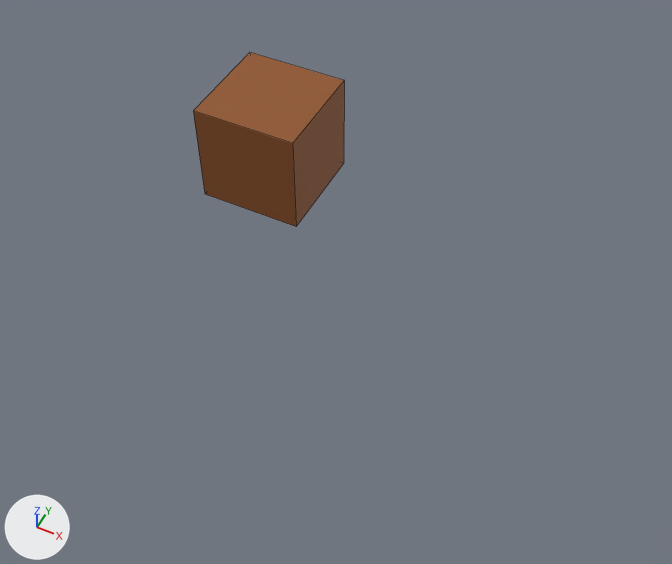
One commit to the Blender file ressources/models/wall.blend: the scene before it, then after it.
The view is the same before and after, from a camera (50 mm lens) standing at (10.8, -17.61, 18.44) and looking at (3.74, -3.5, 0.8). Every picture has the same lights, and +X, +Y and +Z are marked at lower left. Mesh edges are drawn as thin lines.

The older version as bpy lines, for what is in view:
```python
me_cube = bpy.data.meshes.new('Cube')
me_cube.from_pydata(...)  # a box spanning x -1.5..1.5, y -1.5..1.5, z 0.0..3.0
me_cube.materials.append(mat_material)  # picture img_diffuse_bmp_001
ob_cube = bpy.data.objects.new('Cube', me_cube)
ob_cube.location = (0.0, 0.0, 0.0)
```
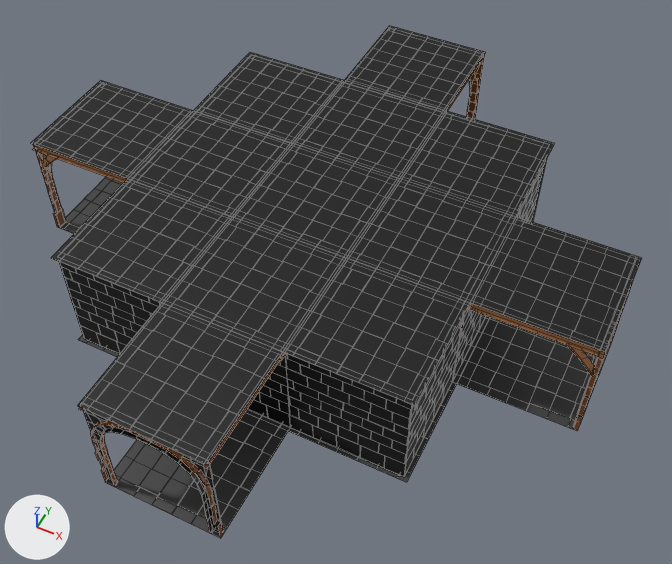
Commit message: Wall models

What differs and where, as boxes [x1, y1, x2, y2] in the pictures (672 x 564 px):
'wall_8_door', added: after [77, 303, 288, 538]
'wall_9', added (black): after [283, 258, 470, 482]
'wall_6_door', added (black): after [457, 217, 641, 431]
'Cube', reshaped: before [193, 52, 344, 227]; after [193, 52, 344, 143]
'wall_7', added (black): after [51, 179, 232, 357]
'wall_8', added (black): after [162, 217, 346, 430]
'wall_6', added (black): after [347, 179, 515, 383]
'wall_4_door', added (black): after [31, 80, 192, 234]
'wall_5', added (black): after [233, 144, 399, 258]
'wall_3', added (black): after [400, 111, 555, 222]
'wall_4', added (black): after [128, 111, 293, 217]
'wall_2', added (black): after [293, 80, 445, 179]
'wall_2_door', added (black): after [345, 26, 485, 119]
part 1 of me_cube, surface changed (brown to black): [193, 52, 344, 143] in both

Edits to the bpy script that builds the scene:
```text
Change me_cube:
    remove me_cube.from_pydata(...)  # 8 vertices, 6 faces; spans x -1.5..1.5, y -1.5..1.5, z 0.0..3.0
    add me_cube.from_pydata(...)  # 817 vertices, 207 faces, 1 loose edge; spans x -1.5..1.5, y -1.5..1.5, z 0.0..3.0
    me_cube part 1: 2 kept faces spanning x -1.5..1.5, y -1.5..1.5, z 0.0..3.0 get new texture (UV) coordinates
Add ob_wall_4:
    ob_wall_4 = bpy.data.objects.new('wall_4', me_cube_142)  # 648 vertices, 167 faces; spans x -1.5..1.5, y -1.5..1.5, z 0.0..3.0; in mat_material (picture img_diffuse_bmp_001)
    ob_wall_4.location = (0.0, -3.0, 0.0)
Add ob_wall_3:
    ob_wall_3 = bpy.data.objects.new('wall_3', me_cube_122)  # 823 vertices, 209 faces, 1 loose edge; spans x -1.5..1.5, y -1.5..1.5, z 0.0..3.0; in mat_material (picture img_diffuse_bmp_001)
    ob_wall_3.location = (6.0, 0.0, 0.0)
Add ob_wall_9:
    ob_wall_9 = bpy.data.objects.new('wall_9', me_cube_125)  # 823 vertices, 209 faces, 1 loose edge; spans x -1.5..1.5, y -1.5..1.5, z 0.0..3.0; in mat_material (picture img_diffuse_bmp_001)
    ob_wall_9.location = (6.0, -6.0, 0.0)
Add ob_wall_7:
    ob_wall_7 = bpy.data.objects.new('wall_7', me_cube_128)  # 817 vertices, 207 faces, 1 loose edge; spans x -1.5..1.5, y -1.5..1.5, z 0.0..3.0; in mat_material (picture img_diffuse_bmp_001)
    ob_wall_7.location = (0.0, -6.0, 0.0)
Add ob_wall_5:
    ob_wall_5 = bpy.data.objects.new('wall_5', me_cube_111)  # 424 vertices, 108 faces; spans x -1.5..1.5, y -1.5..1.5, z 0.0..3.0; in mat_material (picture img_diffuse_bmp_001)
    ob_wall_5.location = (3.0, -3.0, 0.0)
Add ob_wall_8:
    ob_wall_8 = bpy.data.objects.new('wall_8', me_cube_090)  # 630 vertices, 159 faces; spans x -1.5..1.5, y -1.5..1.5, z 0.0..3.0; in mat_material (picture img_diffuse_bmp_001)
    ob_wall_8.location = (3.0, -6.0, 0.0)
Add ob_wall_6:
    ob_wall_6 = bpy.data.objects.new('wall_6', me_cube_094)  # 648 vertices, 167 faces; spans x -1.5..1.5, y -1.5..1.5, z 0.0..3.0; in mat_material (picture img_diffuse_bmp_001)
    ob_wall_6.location = (6.0, -3.0, 0.0)
Add ob_wall_2:
    ob_wall_2 = bpy.data.objects.new('wall_2', me_cube_084)  # 630 vertices, 159 faces; spans x -1.5..1.5, y -1.5..1.5, z 0.0..3.0; in mat_material (picture img_diffuse_bmp_001)
    ob_wall_2.location = (3.0, 0.0, 0.0)
Add ob_wall_4_door:
    ob_wall_4_door = bpy.data.objects.new('wall_4_door', me_cube_075)  # 678 vertices, 217 faces; spans x -1.5..1.5, y -1.5..1.5, z 0.0..3.0; in mat_material (picture img_diffuse_bmp_001)
    ob_wall_4_door.location = (-3.0, -3.0, 0.0)
Add ob_wall_8_door:
    ob_wall_8_door = bpy.data.objects.new('wall_8_door', me_cube_069)  # 660 vertices, 209 faces; spans x -1.5..1.5, y -1.5..1.5, z 0.0..3.0; in mat_material (picture img_diffuse_bmp_001)
    ob_wall_8_door.location = (3.0, -9.0, 0.0)
Add ob_wall_6_door:
    ob_wall_6_door = bpy.data.objects.new('wall_6_door', me_cube_063)  # 678 vertices, 217 faces; spans x -1.5..1.5, y -1.5..1.5, z 0.0..3.0; in mat_material (picture img_diffuse_bmp_001)
    ob_wall_6_door.location = (9.0, -3.0, 0.0)
Add ob_wall_2_door:
    ob_wall_2_door = bpy.data.objects.new('wall_2_door', me_cube_052)  # 666 vertices, 211 faces; spans x -1.5..1.5, y -1.5..1.5, z 0.0..3.0; in mat_material (picture img_diffuse_bmp_001)
    ob_wall_2_door.location = (3.0, 3.0, 0.0)
```
